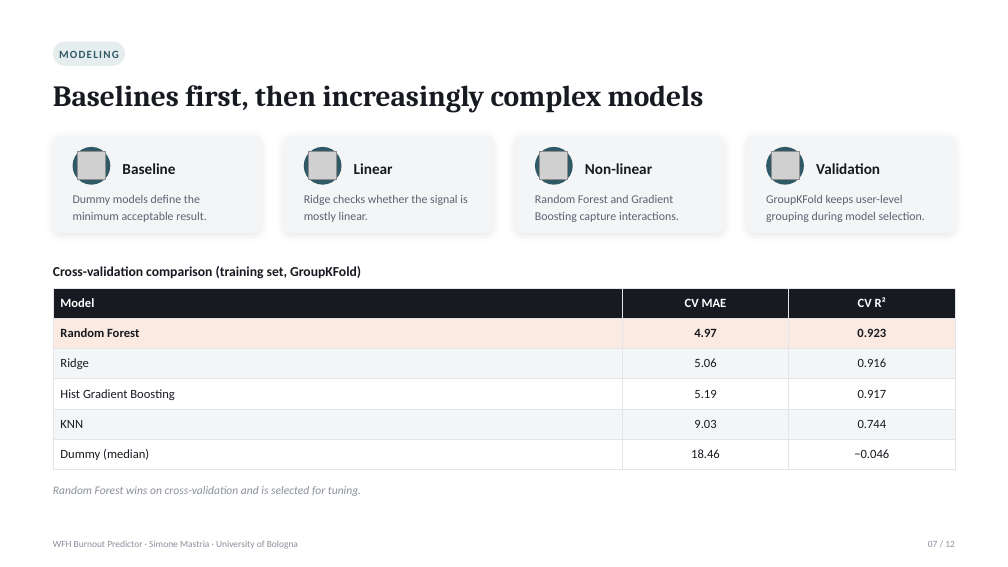
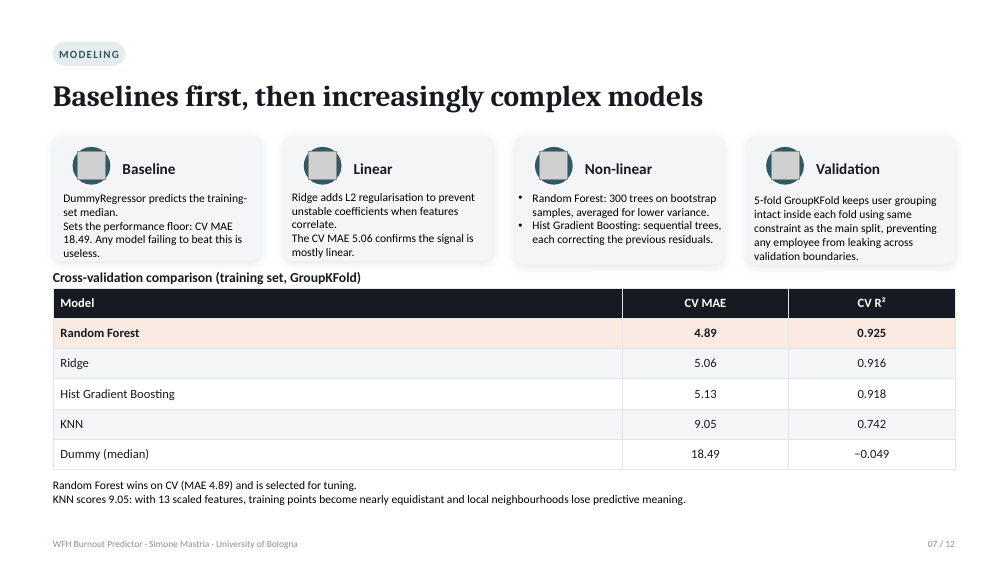
Before and after one commit to simonemastria/WFH-Burnout-Predictor, a slide deck: slide 7 of Report/WFH_Burnout_Predictor.pptx. Drawn at 1008x567 pixels with LibreOffice and Linux fonts; fonts in the diff are those of the drawing; grey boxes stand for pictures. Boxes give left, top, right and bottom in pixels: in the first picture for what was removed or moved away, otherwise in the second. Text is boxed around its words. In the diff, an @@ line names an element or a change of style, - is before the commit and + after.

Commit message:
update presentation

```diff
--- a/Report/WFH_Burnout_Predictor.pptx
+++ b/Report/WFH_Burnout_Predictor.pptx
@@ rounded rectangle: place and size @@
-rounded rectangle at [53, 136, 262, 233]
+rounded rectangle at [53, 136, 262, 261]
@@ rounded rectangle: place and size @@
-rounded rectangle at [284, 136, 493, 233]
+rounded rectangle at [284, 136, 493, 261]
@@ rounded rectangle: place and size @@
-rounded rectangle at [516, 136, 724, 233]
+rounded rectangle at [516, 136, 724, 265]
@@ rounded rectangle: place and size @@
-rounded rectangle at [746, 136, 955, 233]
+rounded rectangle at [746, 136, 955, 265]
@@ text at [63, 194, 247, 257]: text changed; size 11.3 to 11 pt; text colour #5B6270 to #000000 @@
-Dummy models define the minimum acceptable result.
+DummyRegressor predicts the training-set median.
+Sets the performance floor: CV MAE 18.49. Any model failing to beat this is useless.
@@ text at [292, 193, 475, 258]: text changed; size 11.3 to 11 pt; text colour #5B6270 to #000000 @@
-Ridge checks whether the signal is mostly linear.
+Ridge adds L2 regularisation to prevent unstable coefficients when features correlate.
+The CV MAE 5.06 confirms the signal is mostly linear.
@@ text at [532, 194, 722, 245]: text changed; size 11.3 to 11 pt; text colour #5B6270 to #000000 @@
-Random Forest and Gradient Boosting capture interactions.
+• Random Forest: 300 trees on bootstrap samples, averaged for lower variance.
+• Hist Gradient Boosting: sequential trees, each correcting the previous residuals.
@@ text at [754, 196, 937, 260]: text changed; size 11.3 to 11 pt; text colour #5B6270 to #000000 @@
-GroupKFold keeps user-level grouping during model selection.
+5-fold GroupKFold keeps user grouping intact inside each fold using same constraint as the main split, preventing any employee from leaking across validation boundaries.
@@ text "Cross-validation comparison (training set, GroupKFold)": place and size @@
-text "Cross-validation comparison (training set, GroupKFold)" at [53, 266, 361, 279]
+text "Cross-validation comparison (training set, GroupKFold)" at [53, 272, 361, 285]
@@ table at [53, 288, 955, 470] @@
-row 2, column 2: 4.97
+row 2, column 2: 4.89
-row 2, column 3: 0.923
+row 2, column 3: 0.925
-row 4, column 2: 5.19
+row 4, column 2: 5.13
-row 4, column 3: 0.917
+row 4, column 3: 0.918
-row 5, column 2: 9.03
+row 5, column 2: 9.05
-row 5, column 3: 0.744
+row 5, column 3: 0.742
-row 6, column 2: 18.46
+row 6, column 2: 18.49
-row 6, column 3: −0.046
+row 6, column 3: −0.049
@@ text at [53, 480, 686, 505]: text changed; text colour #8A8F9B to #000000; italic off @@
-Random Forest wins on cross-validation and is selected for tuning.
+Random Forest wins on CV (MAE 4.89) and is selected for tuning.
+KNN scores 9.05: with 13 scaled features, training points become nearly equidistant and local neighbourhoods lose predictive meaning.
```
Also in this commit, not shown: 10 other slides changed, 2 other files.
